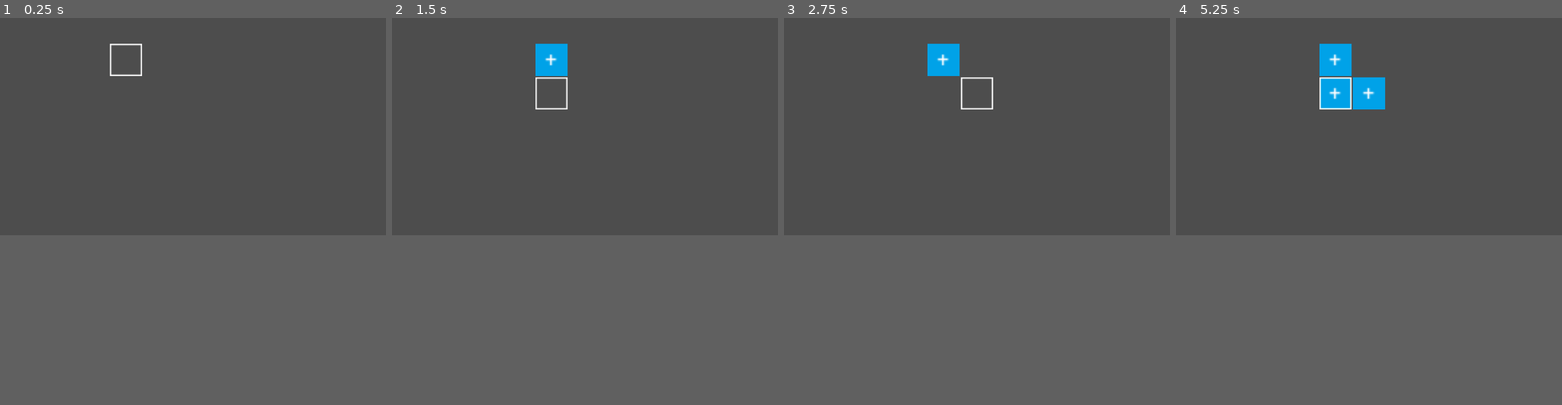
Above: before the commit, frames 1-4 (left to right).
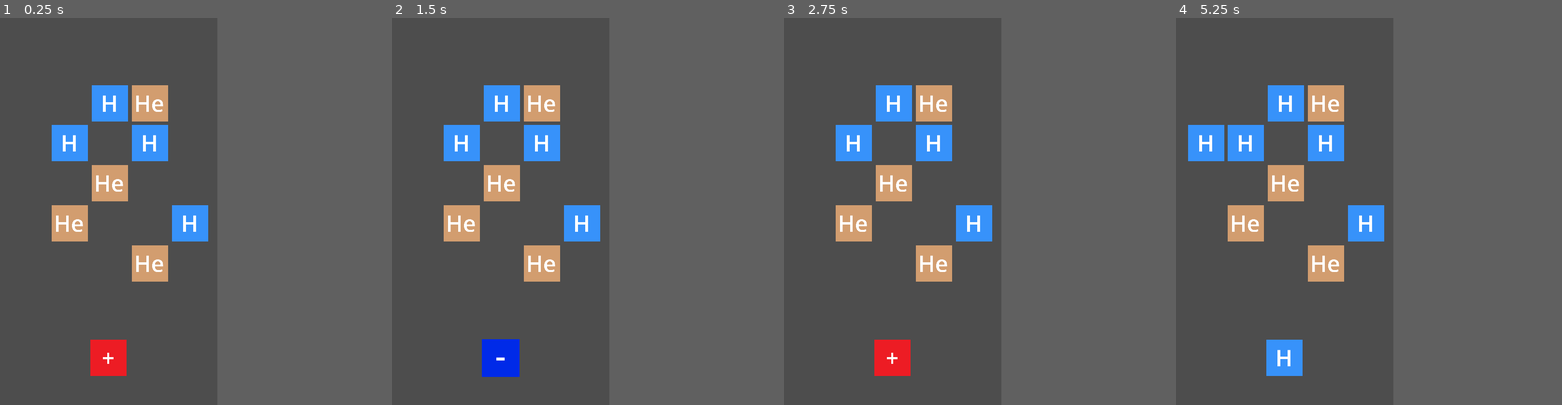
Above: after the commit, the same moments.

Repository: Ultree1/Moleculo
Game: Godot game, scene res://scenes/game_window.tscn
Same seed, same stepped clock (60 frames per second), same inputs: the game is played once before the commit and once after it. Before the commit the project starts from res://scenes/Game.tscn.
Inputs (mouse positions are in pixels of both pictures, inside the frame that each line leads up to):
- Up to frame 1 (0.25 s): no input
- Up to frame 2 (1.5 s): tap Enter at 0.5 s; move the mouse to (669, 114) at 0.52 s; hold D (move_right) 0.53-1.28 s; tap Space (Add Atom) at 0.6, 1.25 s; tap 2 (select_helium, bound only after the commit) at 0.8, 1.35 s; move the mouse to (507, 137) at 1.27 s; hold S (move_down) from 1.28 s (still down)
- Up to frame 3 (2.75 s): tap 1 (select_hydrogen, bound only after the commit) at 1.55, 2.1 s; tap Enter at 2 s; move the mouse to (1015, 79) at 2.02 s; release S (move_down) at 2.03 s; hold D (move_right) from 2.03 s (still down); tap = (select_plus, bound only after the commit) at 2.3 s
- Up to frame 4 (5.25 s): tap Space (Add Atom) at 2.75, 4.25, 4.55, 5.1 s; move the mouse to (1349, 168) at 2.77 s; release D (move_right) at 2.78 s; hold W (move_up) 2.78-3.53 s; tap = (select_plus, bound only after the commit) at 2.85 s; right-click (1349, 168) at 3.05 s; tap Enter at 3.5 s; move the mouse to (1484, 157) at 3.52 s; hold Right mouse button (ui_erase, bound only after the commit) 3.53-4.28 s; hold A (move_left) 3.53-5.03 s; click (1484, 157) at 3.8 s; move the mouse to (1253, 95) at 4.27 s; click (1253, 95) at 4.35 s; move the mouse to (1388, 126) at 5.02 s; hold S (move_down) from 5.03 s (still down)
In our replay, the window is 799x449 before the commit and 450x800 after it. These sizes can differ from the game's own. Grey fills any space a smaller window leaves; there, only what the larger window draws over its background counts as a difference.

The runs differ from the first frame. In frame 1, 8.1% of the frame differs, in the area x 13-54%, y 6-93%; in frame 2, 8.8%; in frame 3, 8.8%; in frame 4, 11%, in the area x 3-55%, y 6-93%.
Error before the commit: Invalid operands 'float' and 'Nil' in operator '+'. (res://scripts/atom.gd:16)

Commit message:
Beta 1.2

Diff:
--- a/project.godot
+++ b/project.godot
@@ -11,9 +11,20 @@
 [application]
 
 config/name="AtomGame"
-run/main_scene="res://scenes/Game.tscn"
+run/main_scene="res://scenes/game_window.tscn"
 config/features=PackedStringArray("4.3", "Forward Plus")
 config/icon="res://icon.svg"
+
+[display]
+
+window/size/viewport_width=576
+window/size/viewport_height=1024
+window/stretch/mode="canvas_items"
+window/handheld/orientation=1
+
+[dotnet]
+
+project/assembly_name="AtomGame"
 
 [input]
 
@@ -46,3 +57,33 @@
 , Object(InputEventKey,"resource_local_to_scene":false,"resource_name":"","device":-1,"window_id":0,"alt_pressed":false …(186 unchanged characters)…
 ]
 }
+ui_touch={
+"deadzone": 0.5,
+"events": [Object(InputEventMouseButton,"resource_local_to_scene":false,"resource_name":"","device":-1,"window_id":0,"alt_pressed":false,"shift_pressed":false,"ctrl_pressed":false,"meta_pressed":false,"button_mask":0,"position":Vector2(0, 0),"global_position":Vector2(0, 0),"factor":1.0,"button_index":1,"canceled":false,"pressed":false,"double_click":false,"script":null)
+]
+}
+select_plus={
+"deadzone": 0.5,
+"events": [Object(InputEventKey,"resource_local_to_scene":false,"resource_name":"","device":-1,"window_id":0,"alt_pressed":false,"shift_pressed":false,"ctrl_pressed":false,"meta_pressed":false,"pressed":false,"keycode":0,"physical_keycode":61,"key_label":0,"unicode":61,"location":0,"echo":false,"script":null)
+]
+}
+select_hydrogen={
+"deadzone": 0.5,
+"events": [Object(InputEventKey,"resource_local_to_scene":false,"resource_name":"","device":-1,"window_id":0,"alt_pressed":false,"shift_pressed":false,"ctrl_pressed":false,"meta_pressed":false,"pressed":false,"keycode":0,"physical_keycode":49,"key_label":0,"unicode":49,"location":0,"echo":false,"script":null)
+]
+}
+select_helium={
+"deadzone": 0.5,
+"events": [Object(InputEventKey,"resource_local_to_scene":false,"resource_name":"","device":-1,"window_id":0,"alt_pressed":false,"shift_pressed":false,"ctrl_pressed":false,"meta_pressed":false,"pressed":false,"keycode":0,"physical_keycode":50,"key_label":0,"unicode":50,"location":0,"echo":false,"script":null)
+]
+}
+ui_erase={
+"deadzone": 0.5,
+"events": [Object(InputEventMouseButton,"resource_local_to_scene":false,"resource_name":"","device":-1,"window_id":0,"alt_pressed":false,"shift_pressed":false,"ctrl_pressed":false,"meta_pressed":false,"button_mask":2,"position":Vector2(360, 19),"global_position":Vector2(369, 65),"factor":1.0,"button_index":2,"canceled":false,"pressed":true,"double_click":false,"script":null)
+]
+}
+
+[rendering]
+
+renderer/rendering_method="gl_compatibility"
+2d/snap/snap_2d_transforms_to_pixel=true
--- a/resources/atomStats.tres
+++ /dev/null
@@ -1,9 +0,0 @@
-[gd_resource type="Resource" load_steps=2 format=3 uid="uid://d0hhiwtbpkh6j"]
-
-[ext_resource type="Script" path="res://scripts/atomStats.gd" id="1_gj028"]
-
-[resource]
-script = ExtResource("1_gj028")
-value = 0
-color = Color(0, 0, 1, 1)
-ability = ""
--- a/scenes/Game.tscn
+++ /dev/null
@@ -1,21 +0,0 @@
-[gd_scene load_steps=5 format=3 uid="uid://b4lxmwn6t3qk7"]
-
-[ext_resource type="Script" path="res://scripts/Grid.gd" id="1_s6uc6"]
-[ext_resource type="Script" path="res://scripts/selector.gd" id="2_eht0e"]
-[ext_resource type="Texture2D" uid="uid://cpj7wibrewng8" path="res://sprites/Hollow White Square.png" id="3_04wyd"]
-[ext_resource type="PackedScene" uid="uid://bnmphiv6jtbgt" path="res://scenes/atom.tscn" id="4_gvcrf"]
-
-[node name="Grid" type="Node2D"]
-script = ExtResource("1_s6uc6")
-
-[node name="Selector" type="Node2D" parent="."]
-z_index = 1
-script = ExtResource("2_eht0e")
-
-[node name="CharacterBody2D" type="CharacterBody2D" parent="Selector"]
-
-[node name="Sprite2D" type="Sprite2D" parent="Selector"]
-texture = ExtResource("3_04wyd")
-
-[node name="CharacterBody2D" parent="." instance=ExtResource("4_gvcrf")]
-position = Vector2(157, -54)
--- a/scenes/atom.tscn
+++ b/scenes/atom.tscn
@@ -1,19 +1,65 @@
-[gd_scene load_steps=3 format=3 uid="uid://bnmphiv6jtbgt"]
+[gd_scene load_steps=6 format=3 uid="uid://rlkyxbjk2kyc"]
 
-[ext_resource type="Texture2D" uid="uid://jcxfvfyrw8wm" path="res://sprites/Placeholder Blue Square.png" id="1_c0o0f"]
-[ext_resource type="Script" path="res://scripts/atom.gd" id="1_cr4wc"]
+[ext_resource type="Script" path="res://scripts/atom.gd" id="1_2t0b0"]
+[ext_resource type="Texture2D" uid="uid://c6via6i6u2ow" path="res://sprites/Placeholder White Square.png" id="2_t6elw"]
 
-[node name="CharacterBody2D" type="CharacterBody2D"]
-position = Vector2(12, 12)
-script = ExtResource("1_cr4wc")
+[sub_resource type="Animation" id="Animation_kh485"]
+length = 0.001
+tracks/0/type = "value"
+tracks/0/imported = false
+tracks/0/enabled = true
+tracks/0/path = NodePath(".:scale")
+tracks/0/interp = 1
+tracks/0/loop_wrap = true
+tracks/0/keys = {
+"times": PackedFloat32Array(0),
+"transitions": PackedFloat32Array(1),
+"update": 0,
+"values": [Vector2(4, 4)]
+}
 
-[node name="Sprite2D" type="Sprite2D" parent="."]
-texture = ExtResource("1_c0o0f")
+[sub_resource type="Animation" id="Animation_wli0o"]
+resource_name = "appear"
+tracks/0/type = "value"
+tracks/0/imported = false
+tracks/0/enabled = true
+tracks/0/path = NodePath(".:scale")
+tracks/0/interp = 1
+tracks/0/loop_wrap = false
+tracks/0/keys = {
+"times": PackedFloat32Array(0, 0.0666667, 0.133333),
+"transitions": PackedFloat32Array(4.28709, 4.75683, 1),
+"update": 0,
+"values": [Vector2(3.5, 3.5), Vector2(4.2, 4.2), Vector2(4, 4)]
+}
 
-[node name="RichTextLabel" type="RichTextLabel" parent="."]
-offset_left = -5.0
-offset_top = -12.0
-offset_right = 35.0
-offset_bottom = 28.0
+[sub_resource type="AnimationLibrary" id="AnimationLibrary_j8xdj"]
+_data = {
+"RESET": SubResource("Animation_kh485"),
+"appear": SubResource("Animation_wli0o")
+}
+
+[node name="atom" type="Node2D"]
+scale = Vector2(4, 4)
+script = ExtResource("1_2t0b0")
+movement_speed = 3.0
+
+[node name="Label" type="Label" parent="."]
+z_index = 1
+offset_left = -6.5
+offset_top = -14.5
+offset_right = 221.5
+offset_bottom = 531.5
+scale = Vector2(0.05, 0.05)
+theme_override_font_sizes/font_size = 300
 text = "1"
-metadata/_edit_use_anchors_ = true
+horizontal_alignment = 1
+vertical_alignment = 1
+
+[node name="Sprite" type="Sprite2D" parent="."]
+texture = ExtResource("2_t6elw")
+
+[node name="AnimationPlayer" type="AnimationPlayer" parent="."]
+libraries = {
+"": SubResource("AnimationLibrary_j8xdj")
+}
--- /dev/null
+++ b/scenes/atoms/beryllium_atom.tscn
@@ -0,0 +1,14 @@
+[gd_scene load_steps=2 format=3 uid="uid://cksd51xxl5l83"]
+
+[ext_resource type="PackedScene" uid="uid://rlkyxbjk2kyc" path="res://scenes/atom.tscn" id="1_na1rj"]
+
+[node name="atom" instance=ExtResource("1_na1rj")]
+value = 4
+
+[node name="Label" parent="." index="0"]
+offset_left = -10.0
+offset_right = 361.0
+text = "Be"
+
+[node name="Sprite" parent="." index="1"]
+modulate = Color(0.435451, 0.537099, 0.327861, 1)
--- /dev/null
+++ b/scenes/atoms/helium_atom.tscn
@@ -0,0 +1,14 @@
+[gd_scene load_steps=2 format=3 uid="uid://c1gydrbj3wbn7"]
+
+[ext_resource type="PackedScene" uid="uid://rlkyxbjk2kyc" path="res://scenes/atom.tscn" id="1_yddoj"]
+
+[node name="atom" instance=ExtResource("1_yddoj")]
+value = 2
+
+[node name="Label" parent="." index="0"]
+offset_left = -14.5
+offset_right = 516.5
+text = "He"
+
+[node name="Sprite" parent="." index="1"]
+modulate = Color(0.821698, 0.614571, 0.43401, 1)
--- /dev/null
+++ b/scenes/atoms/hydrogen_atom.tscn
@@ -0,0 +1,14 @@
+[gd_scene load_steps=2 format=3 uid="uid://csewdebdf4rp5"]
+
+[ext_resource type="PackedScene" uid="uid://rlkyxbjk2kyc" path="res://scenes/atom.tscn" id="1_icbjt"]
+
+[node name="hydrogen_atom" instance=ExtResource("1_icbjt")]
+value = 1
+
+[node name="Label" parent="." index="0"]
+offset_left = -8.0
+offset_right = 292.0
+text = "H"
+
+[node name="Sprite" parent="." index="1"]
+modulate = Color(0.2156, 0.57232, 0.98, 1)
--- /dev/null
+++ b/scenes/atoms/lithium_atom.tscn
@@ -0,0 +1,12 @@
+[gd_scene load_steps=2 format=3 uid="uid://c7sm5k8w3icgd"]
+
+[ext_resource type="PackedScene" uid="uid://rlkyxbjk2kyc" path="res://scenes/atom.tscn" id="1_ocpqp"]
+
+[node name="atom" instance=ExtResource("1_ocpqp")]
+value = 3
+
+[node name="Label" parent="." index="0"]
+text = "Li"
+
+[node name="Sprite" parent="." index="1"]
+modulate = Color(0.544367, 0.7, 0.378, 1)
--- /dev/null
+++ b/scenes/atoms/minus.tscn
@@ -0,0 +1,19 @@
+[gd_scene load_steps=3 format=3 uid="uid://dv04j8mt3nwnh"]
+
+[ext_resource type="PackedScene" uid="uid://rlkyxbjk2kyc" path="res://scenes/atom.tscn" id="1_xjq0j"]
+[ext_resource type="Texture2D" uid="uid://jcxfvfyrw8wm" path="res://sprites/Placeholder Blue Square.png" id="2_tte27"]
+
+[node name="atom" instance=ExtResource("1_xjq0j")]
+ability = "minus"
+
+[node name="Label" parent="." index="0"]
+offset_left = -8.0
+offset_top = -21.0
+offset_right = 220.0
+offset_bottom = 525.0
+scale = Vector2(0.07, 0.07)
+text = "-"
+
+[node name="Sprite" parent="." index="1"]
+modulate = Color(0.395667, 0.26, 1, 1)
+texture = ExtResource("2_tte27")
--- /dev/null
+++ b/scenes/atoms/plus.tscn
@@ -0,0 +1,16 @@
+[gd_scene load_steps=3 format=3 uid="uid://m1fg1b8akmsy"]
+
+[ext_resource type="PackedScene" uid="uid://rlkyxbjk2kyc" path="res://scenes/atom.tscn" id="1_gpiwv"]
+[ext_resource type="Texture2D" uid="uid://0ud5ra1tg73r" path="res://sprites/Placeholder Red Square.png" id="2_qspyl"]
+
+[node name="atom" instance=ExtResource("1_gpiwv")]
+color = Color(1, 0, 0, 1)
+ability = "plus"
+
+[node name="Label" parent="." index="0"]
+offset_left = -6.0
+offset_right = 222.0
+text = "+"
+
+[node name="Sprite" parent="." index="1"]
+texture = ExtResource("2_qspyl")
--- /dev/null
+++ b/scenes/game_window.tscn
@@ -0,0 +1,17 @@
+[gd_scene load_steps=2 format=3 uid="uid://busfdy5871n1l"]
+
+[ext_resource type="Script" path="res://scripts/grid.gd" id="1_dctvc"]
+
+[node name="game_window" type="Node2D"]
+
+[node name="Background" type="TextureRect" parent="."]
+offset_right = 40.0
+offset_bottom = 40.0
+
+[node name="grid" type="Node2D" parent="."]
+script = ExtResource("1_dctvc")
+width = 5
+height = 5
+x_start = 80
+y_start = 650
+offset = 106
--- /dev/null
+++ b/scenes/held_atom.gd
@@ -0,0 +1,11 @@
+extends Node2D
+
+
+# Called when the node enters the scene tree for the first time.
+func _ready() -> void:
+	pass # Replace with function body.
+
+
+# Called every frame. 'delta' is the elapsed time since the previous frame.
+func _process(delta: float) -> void:
+	pass
--- a/scripts/Grid.gd
+++ b/scripts/Grid.gd
@@ -1,49 +1,241 @@
 extends Node2D
 
-signal turnPassed
-
-@onready var gridOffsetX = get_viewport_rect().size.x/2 - (200)
-@onready var gridOffsetY = 125
+#Grid variables
+@export var width:int
+@export var height:int
+@export var x_start:int
+@export var y_start:int
+@export var offset:int
+@export var atom_scale:float
+
+var atom_label = [
+	"?", "H", "He", "Li", "Be", "B", "C", "N", "O", "F", "Ne", "Na", "Mg", "Al", "Si", "P", "S", "Cl", "Ar", "K", "Ca", "Sc", "Ti", "V", "Cr", "Mn", "Fe", "Co", "Ni", "Cu", "Zn", "Ga", "Ge", "As", "Se", "Br", "Kr", "Rb", "Sr", "Y", "Zr", "Nb", "Mo", "Tc", "Ru", "Rh", "Pd", "Ag", "Cd", "In", "Sn", "Sb", "I", "Te", "Xe", "Cs", "Ba", "La", "Ce", "Pr", "Nd", "Pm", "Sm", "Eu", "Gd", "Tb", "Dy", "Ho", "Er", "Tm", "Yb", "Lu", "Hf", "Ta", "W", "Re", "Os", "Ir", "Pt", "Au", "Hg", "Tl", "Pb", "Bi", "Po", "At", "Rn", "Fr", "Ra", "Ac", "Th", "Pa", "U", "Np", "Pu", "Am", "Cm", "Bk", "Cf", "Es", "Fm", "Md", "No", "Lr", "Rf", "Db", "Sg", "Bh", "Hs", "Mt", "Ds", "Rg", "Cn", "Nh", "Fl", "Mc", "Lv", "Ts", "Og"
+]
 
 var atomArray = []
-@export var gridWidth = 5
-@export var gridHeight = 5
-var tileSize = 100
-@onready var atomScene = load("res://scenes/atom.tscn")
-@onready var selector = $Selector
-var selectedAtom = 0
+
+var starting_atoms = [
+	preload("res://scenes/atoms/hydrogen_atom.tscn"),
+	preload("res://scenes/atoms/helium_atom.tscn")
+]
+
+var possible_atoms = [
+	preload("res://scenes/atoms/plus.tscn"),
+	preload("res://scenes/atoms/hydrogen_atom.tscn"),
+	preload("res://scenes/atoms/helium_atom.tscn"),
+	preload("res://scenes/atoms/lithium_atom.tscn"),
+	preload("res://scenes/atoms/beryllium_atom.tscn"),
+
+	]
+
+var special_atoms = [
+	preload("res://scenes/atoms/plus.tscn"),
+	preload("res://scenes/atoms/minus.tscn")
+]
+
+var held_atom = random_atom()
+var held_atom_instance
 # Called when the node enters the scene tree for the first time.
 func _ready() -> void:
-	for i in gridWidth:
-		atomArray.append([])
-		for j in gridHeight:
-			atomArray[i].append(null)
-
-
-func fillArray() -> void:
-	for i in gridWidth:
-		atomArray.append([])
-		for j in gridHeight:
-			var atomInstance = atomScene.instantiate()
-			atomInstance.position = Vector2(i*500/gridWidth + gridOffsetX, j*500/gridHeight + gridOffsetY)
-			atomInstance.scale = Vector2(20/gridWidth,20/gridHeight)
-			atomInstance.value = 0
-			add_child(atomInstance)
-			atomArray[i].append(atomInstance)
+	held_atom = random_atom()
+	held_atom_instance = held_atom.instantiate()
+	add_child(held_atom_instance)
+	held_atom_instance.position = Vector2(288,900)
+	held_atom_instance.scale = Vector2(0, 0)
+	atomArray = make_2d_array()
+	fill_array()
+	print(atomArray)
+
+func make_2d_array():
+	var array = []
+	for i in width:
+		array.append([]);
+		for j in height:
+			array[i].append(null);
+	return array
+
+func merge_at(column, row):
+
+	var storedValue = null
+
+	var center = atomArray[column][row]
+
+	var left = atomArray[posmod(column-1,width)][row]
+	var right = atomArray[posmod(column+1,width)][row]
+
+	var left2 = atomArray[posmod(column-2,width)][row]
+	var right2 = atomArray[posmod(column+2,width)][row]
+
+	var up = atomArray[column][posmod(row+1,width)]
+	var down = atomArray[column][posmod(row-1,width)]
+
+	var up2 = atomArray[column][posmod(row+2,width)]
+	var down2 = atomArray[column][posmod(row-2,width)]
+
+	#check if left and right neighboring atoms exist and aren't empty spaces
+	if left != null && right != null:
+		if left.value == right.value:
+			#storedValue is the value that the plus atom will end up being by the end of the merging process
+			if center.ability == "plus" && center != null:
+				storedValue = left.value
+			else:
+				storedValue = center.value
+			#delete left, right, and center atom
+
+			delete_atom(posmod(column-1,width), row)
+			delete_atom(posmod(column+1,width), row)
+			delete_atom(column, row)
+			#spawn new atom with proper value
+			spawn_atom(column, row, possible_atoms[storedValue+1])
+
+			#pull all atoms in row towards plus atom
+			move_atom(posmod(column-2, width), row, posmod(column-1,width), row)
+			move_atom(posmod(column+2, width), row, posmod(column+1,width), row)
+			merge_at(column, row)
+			return
+
+
+	if down != null && up != null:
+		if down.value == up.value:
+			if center.ability == "plus" && center != null:
+				storedValue = up.value
+			else:
+				storedValue = center.value
+			#delete left and right atom, then the plus itself
+			delete_atom(down)
+			delete_atom(up)
+			delete_atom(column, row)
+			#replace plus with the final value
+			spawn_atom(column, row, possible_atoms[storedValue+1])
+			#MAKE SURE TO ADD CHECK FOR NULL INSTANCE IN ATOM ARRAY
+			move_atom(column, posmod(row+2, height), column, posmod(row+1, height))
+			move_atom(column, posmod(row-2, height), column, posmod(row-1, height))
+			merge_at(column, row)
+			return
+
+func random_atom():
+	var rand = floor(randf_range(0,2))
+	var atom = possible_atoms[rand]
+	return atom
+
+func fill_array():
+	for i in width:
+		for j in height:
+			#choose a random number and store it
+			var rand = floor(randf_range(0,starting_atoms.size()))
+			#Instance piece from array
+			if randi_range(1, 2) == 1:
+				var atom = starting_atoms[rand].instantiate()
+				add_child(atom)
+				atom.position = grid_to_pixel(i, j)
+				atom.scale = Vector2(atom_scale, atom_scale)
+				atomArray[i][j] = atom
+
+func grid_to_pixel(column, row):
+	var new_x = x_start + offset*column
+	var new_y = y_start - offset*row
+	return Vector2(new_x, new_y);
+
+func pixel_to_grid(pixel_x, pixel_y):
+	var new_x = round((pixel_x - x_start)/offset)
+	var new_y = round((pixel_y - y_start)/-offset)
+	return Vector2(new_x,new_y)
+
+# SHOULD ONLY ACCEPT PACKED / PRELOADED SCENES, do not pass in an already instanced scene
+# UPDATE: can accept both uninstanced and instanced scenes :) all is well
+func spawn_atom(x,y, type):
+	var atom
+	if type == null:
+		delete_atom(x,y)
+		return
+		#checks if the scene has already been instantiated
+	if type.has_method("instantiate"):
+		atom = type.instantiate()
+	else:
+		atom = possible_atoms[type.value].instantiate()
+	add_child(atom)
+	atom.position = grid_to_pixel(x, y)
+	atom.scale = Vector2(atom_scale, atom_scale)
+	atomArray[x][y] = atom
+	if atomArray[x][y].ability == "plus":
+		merge_at(x,y)
+		print(atomArray)
+
+func move_atom(x1,y1, x2,y2):
+	var atom = atomArray[x1][y1]
+	delete_atom(x2,y2)
+	spawn_atom(x2,y2, atom)
+	delete_atom(x1,y1)
+
+func atom_select():
+	if Input.is_action_just_pressed("select_plus"):
+		cycle_held_atom(possible_atoms[0])
+	if Input.is_action_just_pressed("select_hydrogen"):
+		cycle_held_atom(possible_atoms[1])
+	if Input.is_action_just_pressed("select_helium"):
+		cycle_held_atom(special_atoms[1])
+
+func erase_input():
+	if Input.is_action_pressed("ui_erase"):
+		var grid_position = pixel_to_grid(get_global_mouse_position().x, get_global_mouse_position().y)
+		if grid_position.x >= 0 && grid_position.x < width && grid_position.y >= 0 && grid_position.y < width:
+			if atomArray[grid_position.x][grid_position.y] != null:
+				#delete last held atom instance
+				var x = grid_position.x
+				var y = grid_position.y
+				delete_atom(x,y)
+
+#Can accept an atom from atomArray OR coordinates in the form of an int or a float.
+func delete_atom(x,y = null):
+	if typeof(x) == TYPE_INT or typeof(x) == TYPE_FLOAT:
+		if atomArray[x][y] != null:
+			atomArray[x][y].queue_free()
+			atomArray[x][y] = null
+	else:
+		if x != null:
+			x.queue_free()
+			x = null
+
+func cycle_held_atom(atom):
+	if held_atom_instance.has_method("queue_free"):
+		held_atom_instance.queue_free()
+	if atom.has_method("instantiate"):
+		held_atom = atom
+	else:
+		held_atom = possible_atoms[atom.value]
+	held_atom_instance = held_atom.instantiate()
+	add_child(held_atom_instance)
+	held_atom_instance.position = Vector2(288,900)
+	held_atom_instance.scale = Vector2(atom_scale, atom_scale)
+	pass
+
+func touch_input():
+
+	if Input.is_action_just_released("ui_touch"):
+		var grid_position = pixel_to_grid(get_global_mouse_position().x, get_global_mouse_position().y)
+		if grid_position.x >= 0 && grid_position.x < width && grid_position.y >= 0 && grid_position.y < width:
+			var x = grid_position.x
+			var y = grid_position.y
+
+			if held_atom_instance.ability == "minus":
+				if atomArray[x][y] != null:
+					cycle_held_atom(atomArray[x][y])
+					delete_atom(atomArray[x][y])
+			if atomArray[x][y] == null:
+				#delete last held atom instance
+				held_atom_instance.queue_free()
+
+				spawn_atom(x,y, held_atom)
+				#update held atom with random atom (random atom returns an atom instance of
+				cycle_held_atom(random_atom())
+
 
 # Called every frame. 'delta' is the elapsed time since the previous frame.
 func _process(delta: float) -> void:
-	var gridX = selector.gridPosition.x
-	var gridY = selector.gridPosition.y
-	if Input.is_action_just_pressed("Add Atom"):
-		spawnAtom(gridX, gridY)
-
-func spawnAtom(x: int, y: int, atom = selectedAtom):
-	var atomInstance = atomScene.instantiate()
-	atomInstance.scale = Vector2(20/gridWidth,20/gridHeight)
-	atomInstance.value = 1
-	atomInstance.ability = "+"
-	atomInstance.gridPosition = Vector2(x,y)
-	add_child(atomInstance)
-	atomArray[x][y] = atomInstance
-	turnPassed.emit()
+	touch_input()
+	erase_input()
+	atom_select()
+	for i in width:
+		for j in height:
+			if atomArray[i][j] != null && atomArray[i][j].ability == "plus":
+				merge_at(i,j)
--- a/scripts/atom.gd
+++ b/scripts/atom.gd
@@ -1,50 +1,40 @@
-extends CharacterBody2D
-@onready var textLabel = $RichTextLabel
-@onready var value
-@export var ability = null
+extends Node2D
+
+const PHI = 1.618033988749894848204586834
+
+@export var color: Color
+@export var value: int
+@export var ability: String
+var is_held_atom: bool
+@onready var label = $Label
+@onready var sprite = $Sprite
 @onready var grid = get_parent()
-@onready var atomArray = get_parent().atomArray
+@onready var anim = $AnimationPlayer
 
-var gridOffsetX
-var gridPosition = Vector2(0,0)
-func _physics_process(delta: float) -> void:
-	checkGrid()
+@export var movement_speed:float = 1
+var velocity = Vector2(0,0)
 
 
+
+# Called when the node enters the scene tree for the first time.
 func _ready() -> void:
-	get_parent().turnPassed.connect(self.on_turn_passed)
-	position = Vector2(gridPosition.x*500/grid.gridWidth + grid.gridOffsetX, gridPosition.y*500/grid.gridHeight + grid.gridOffsetY)
-
-func on_turn_passed():
-	var x = gridPosition.x
-	var y = gridPosition.y
-	if ability == "+":
-		if gridPosition.x != 0 && gridPosition.x != grid.gridWidth-1:
-			if atomArray[x+1][y] && atomArray[x-1][y]:
-				if atomArray[x+1][y].value == atomArray[x-1][y].value:
-					var newValue = max(value, atomArray[x+1][y].value) + 1
-					value = newValue
-					atomArray[x+1][y] = null
-					atomArray[x-1][y] = null
-					ability = null
-		if gridPosition.y != 0 && gridPosition.y != grid.gridWidth-1:
-			if atomArray[x][y+1] && atomArray[x][y-1]:
-				if atomArray[x][y+1].value == atomArray[x][y-1].value:
-					var newValue = max(value, atomArray[x][y+1].value) + 1
-					value = newValue
-					atomArray[x][y+1] = null
-					atomArray[x][y-1] = null
-					ability = null
-
-	if !ability:
-		textLabel.text = str(value)
-	elif ability == "+":
-		textLabel.text = "+"
-	checkGrid()
-	print(gridPosition.x)
-
-func checkGrid():
+	if ability == null:
+		label.text = grid.atom_label[value]
+		sprite.self_modulate = Color(0,1,0)
+	appear()
 
 
-	if atomArray[gridPosition.x][gridPosition.y] == null:
-		queue_free()
+func move(direction):
+	var original_position = position
+	velocity = direction*(grid.offset*movement_speed)
+	await get_tree().create_timer(1/movement_speed).timeout
+	velocity = Vector2(0,0)
+	position = original_position + direction*grid.offset
+	pass
+
+func appear():
+	anim.play("appear")
+
+# Called every frame. 'delta' is the elapsed time since the previous frame.
+func _process(delta: float) -> void:
+	position += velocity*delta
--- a/scripts/atomStats.gd
+++ /dev/null
@@ -1,13 +0,0 @@
-extends Resource
-
-@export var value: int
-@export var color: Color
-@export var ability: String
-
-func _init(p_value = 1, p_color = Color.BLUE, p_ability = null):
-	value = p_value
-	color = p_color
-	ability = p_ability
-
-func setValue(p_value):
-	value = p_value
--- a/scripts/selector.gd
+++ /dev/null
@@ -1,30 +0,0 @@
-extends Node2D
-
-var gridPosition = Vector2(0,0)
-@onready var grid = get_parent()
-@onready var gridWidth = get_parent().gridWidth
-@onready var gridHeight = get_parent().gridHeight
-
-# Called when the node enters the scene tree for the first time.
-func _ready() -> void:
-	scale = Vector2(20/gridWidth,20/gridHeight)
-
-
-
-# Called every frame. 'delta' is the elapsed time since the previous frame.
-func _process(delta: float) -> void:
-	var gridOffsetX = get_viewport_rect().size.x/2 - 200
-	var gridOffsetY = 125
-	if Input.is_action_just_pressed("move_right"):
-		gridPosition.x += 1
-	if Input.is_action_just_pressed("move_left"):
-		gridPosition.x += -1
-	if Input.is_action_just_pressed("move_up"):
-		gridPosition.y += -1
-	if Input.is_action_just_pressed("move_down"):
-		gridPosition.y += 1
-
-	gridPosition.x = posmod(gridPosition.x, get_parent().gridWidth)
-	gridPosition.y = posmod(gridPosition.y, get_parent().gridHeight)
-
-	position = Vector2(gridPosition.x*500/grid.gridWidth + grid.gridOffsetX, gridPosition.y*500/grid.gridHeight + grid.gridOffsetY)
